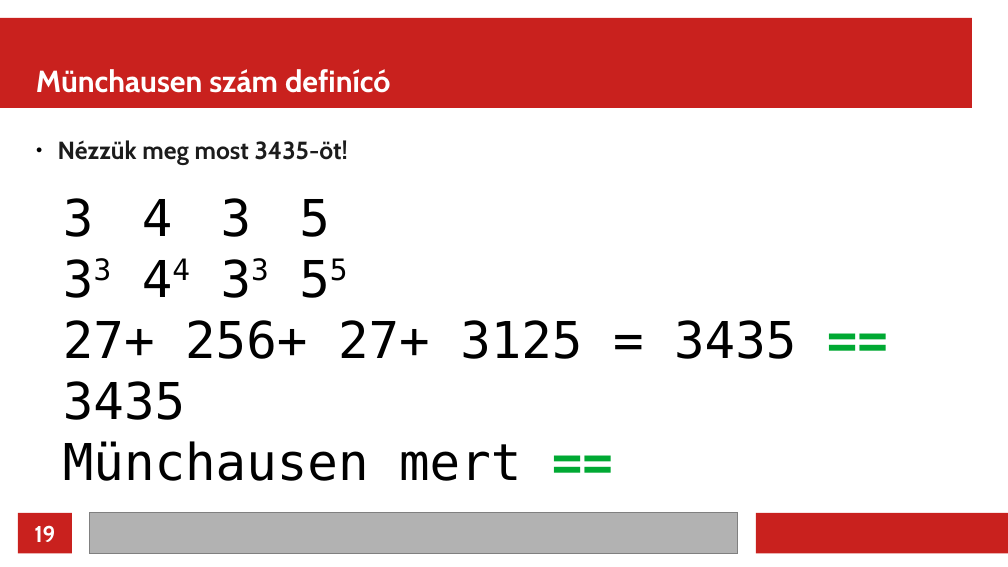
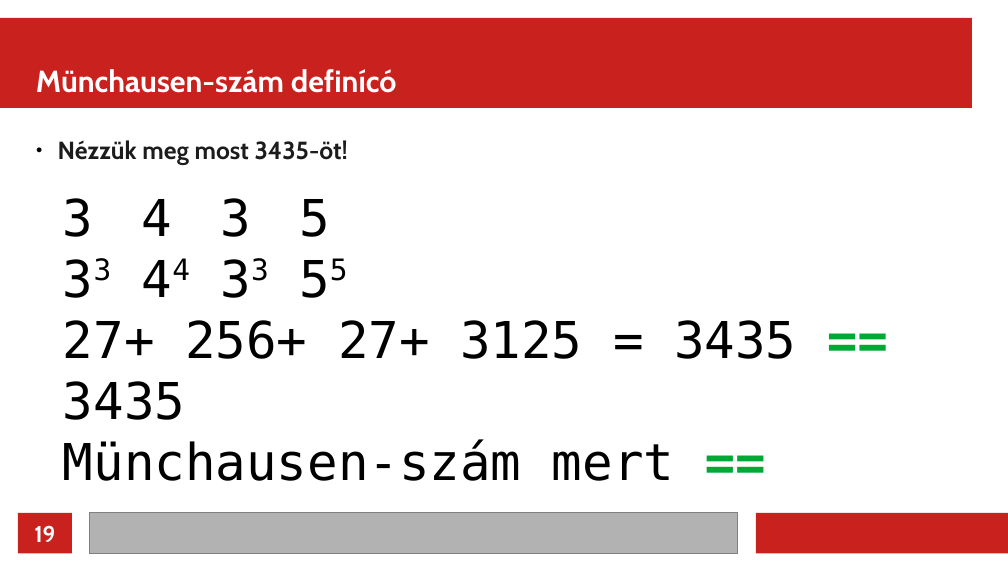
Before and after one commit to rkeeves/munchausen, a slide deck: slide 19 of presentation/munchausen_basic.odp. Drawn at 1008x567 pixels with LibreOffice and Linux fonts; fonts in the diff are those of the drawing. Boxes give left, top, right and bottom in pixels: in the first picture for what was removed or moved away, otherwise in the second. Text is boxed around its words. In the diff, an @@ line names an element or a change of style, - is before the commit and + after.

```diff
--- a/presentation/munchausen_basic.odp
+++ b/presentation/munchausen_basic.odp
@@ title at [36,69,397,93]: text changed @@
-Münchausen szám definícó
+Münchausen-szám definícó
@@ text at [63,439,674,481]: text changed @@
-Münchausen mert ==
+Münchausen-szám mert ==
```
Also in this commit, not shown: 90 other slides changed, 3 other files.
